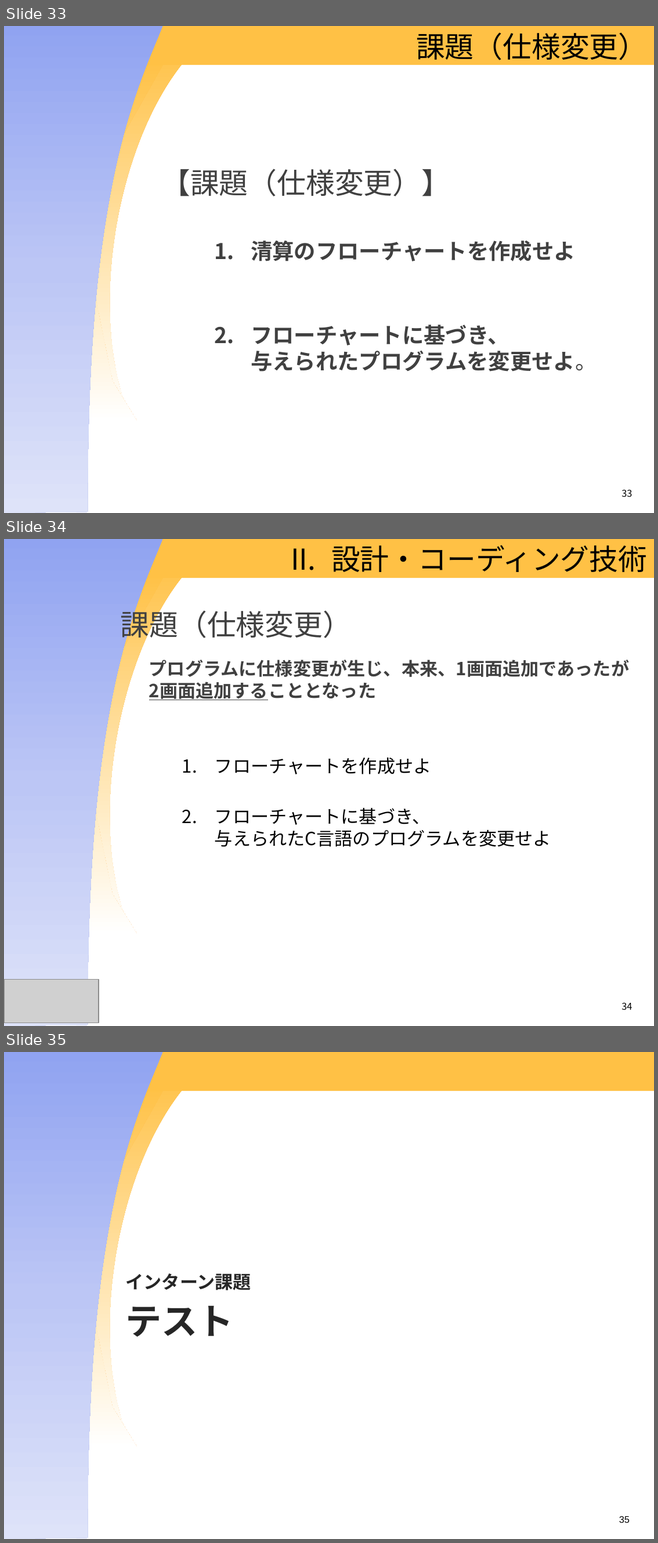
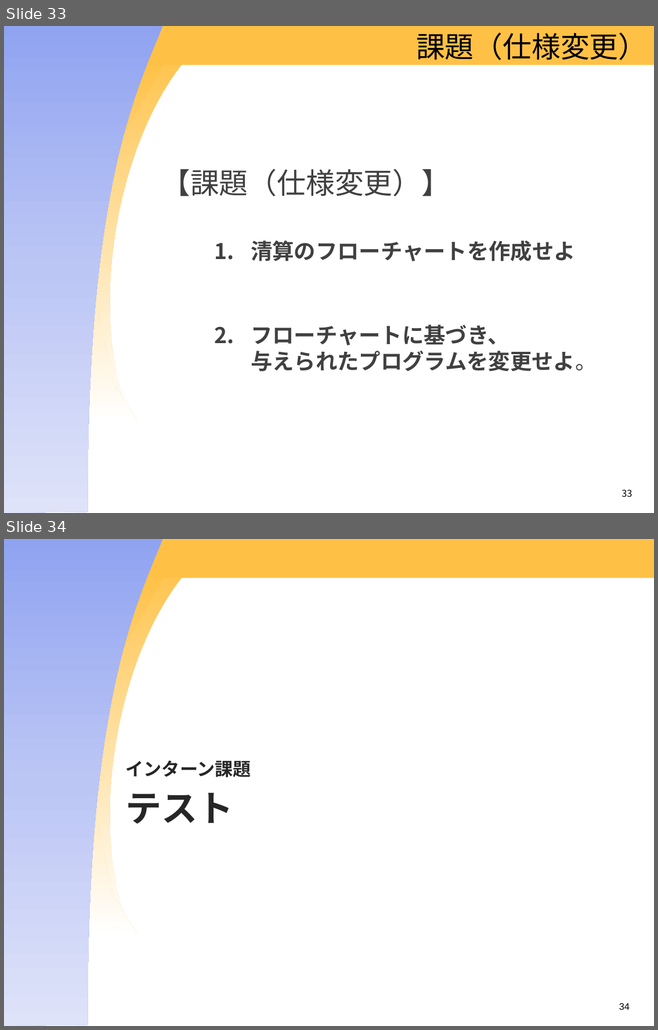
Before and after one commit to OIS-Takenaka/Internship2016, a slide deck: docs/[アプリ]インターンテキスト2016(冬)_第1版.pptx. Shown one above the other, each under a label of ours: slides 33, 34 and 35 before the commit, slides 33 and 34 after it. The pictures are 658x1543 and 658x1030 pixels, drawn with LibreOffice and Linux fonts; fonts in the diff are those of the drawing; grey boxes stand for pictures; background and template pictures are left out. Boxes give left, top, right and bottom in pixels: in the first picture for what was removed or moved away, otherwise in the second. Text is boxed around its words. In the diff, an @@ line names an element or a change of style, - is before the commit and + after.

```diff
--- a/docs/[アプリ]インターンテキスト2016(冬)_第1版.pptx
+++ b/docs/[アプリ]インターンテキスト2016(冬)_第1版.pptx
@@ slide 34 removed at [4, 539, 654, 1026], background #FFFFFF; not listed: 4 template elements that a slide beside it also shows @@
@@ title removed at [331, 545, 647, 572] @@
-II. 設計・コーディング技術
@@ text removed at [121, 606, 629, 700] @@
-課題（仕様変更）
-  プログラムに仕様変更が生じ、本来、1画面追加であったが
-  2画面追加することとなった
@@ text removed at [215, 758, 551, 847] @@
-  1. フローチャートを作成せよ
-  2. フローチャートに基づき、
-     与えられたC言語のプログラムを変更せよ
@@ picture removed at [4, 979, 99, 1023] @@
@@ page number removed at [621, 1003, 632, 1010] @@
-34
@@ what was slide 35 is now slide 34 @@
@@ page number at [619, 1003, 629, 1010]: text changed @@
-35
+34
```
Also in this commit, not shown: 2 slides added, 16 other slides removed, 8 other files.
